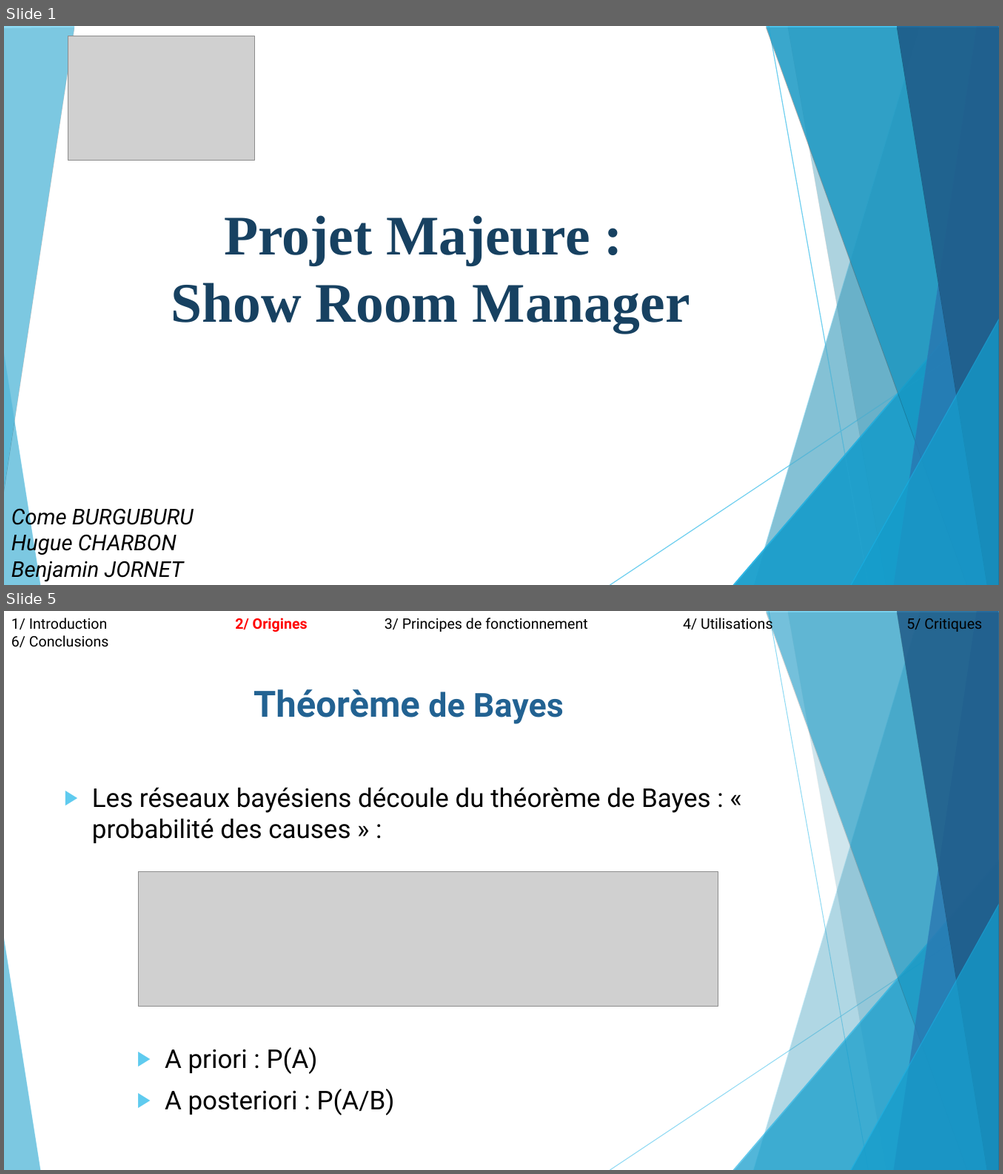
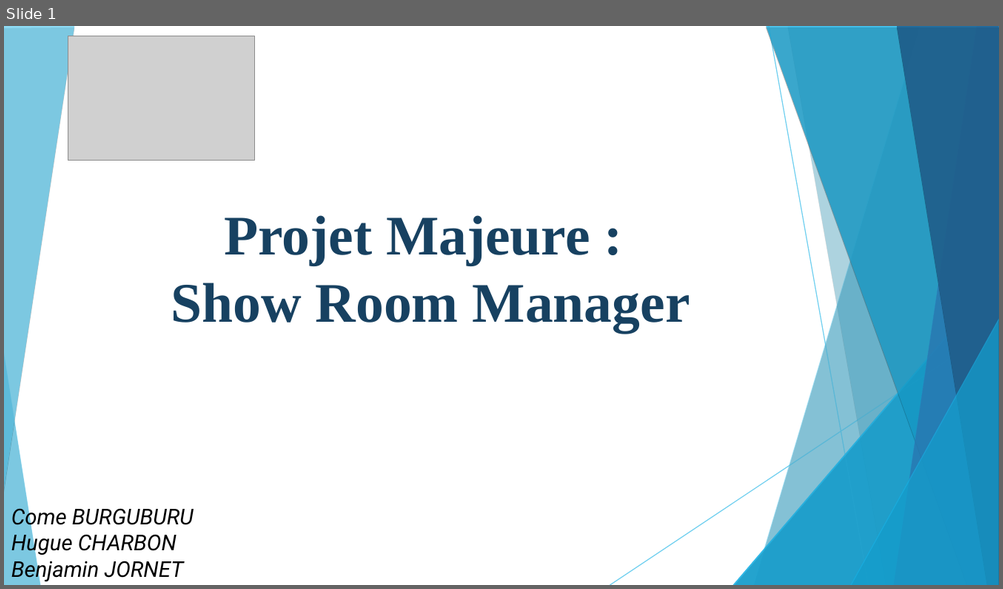
Before and after one commit to ComeBurguburu/AmbianceShowRoom, a slide deck: docs/Presentation orale.odp. Shown one above the other, each under a label of ours: slides 1 and 5 before the commit, slide 1 after it; the slides between them are not shown. The pictures are 1003x1174 and 1003x589 pixels, drawn with LibreOffice and Linux fonts; fonts in the diff are those of the drawing; grey boxes stand for pictures. Boxes give left, top, right and bottom in pixels: in the first picture for what was removed or moved away, otherwise in the second. Text is boxed around its words. In the diff, an @@ line names an element or a change of style, - is before the commit and + after.

```diff
--- a/docs/Presentation orale.odp
+++ b/docs/Presentation orale.odp
@@ slide 5 removed at [4,611,999,1170], background #FFFFFF; not listed: 10 template elements that a slide beside it also shows @@
@@ text removed at [11,615,982,633] @@
-1/ Introduction 2/ Origines 3/ Principes de fonctionnement 4/ Utilisations 5/ Critiques 6/ Conclusions
@@ text removed at [92,689,710,843] @@
-Théorème de Bayes
-▶ Les réseaux bayésiens découle du théorème de Bayes : « probabilité des causes » :
@@ picture removed at [138,872,718,1006] @@
@@ text removed at [165,1048,395,1116] @@
-▶ A priori : P(A)
-▶ A posteriori : P(A/B)
```
Also in this commit, not shown: 3 slides changed, 7 slides added, 20 other slides removed, 5 other files.
